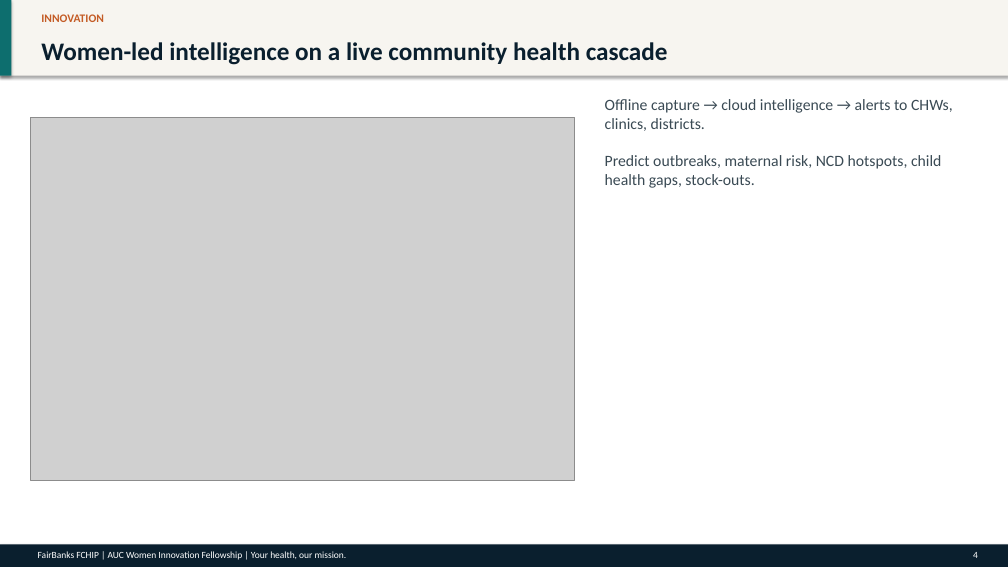
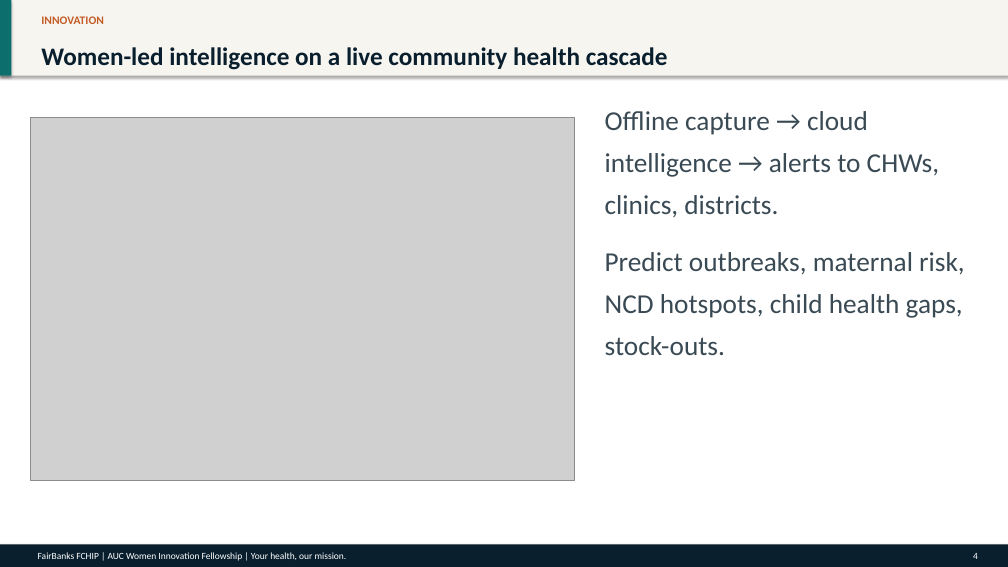
Before and after one commit to WASSWA2624/fairbanks, a slide deck: slide 4 of applications/auc/documents/auc_ppt.pptx. Drawn at 1008x567 pixels with LibreOffice and Linux fonts; fonts in the diff are those of the drawing; grey boxes stand for pictures. Boxes give left, top, right and bottom in pixels: in the first picture for what was removed or moved away, otherwise in the second. Text is boxed around its words. In the diff, an @@ line names an element or a change of style, - is before the commit and + after.

Commit message:
Enhance PowerPoint generation scripts across multiple applications by introducing balanced text box sizing and vertical alignment for improved readability. Update font sizes for various text elements to ensure consistency and clarity in presentations. Adjust document formatting rules to align with project branding and enhance overall presentation quality.

```diff
--- a/applications/auc/documents/auc_ppt.pptx
+++ b/applications/auc/documents/auc_ppt.pptx
@@ text "INNOVATION" at [41,16,104,24]: line spacing 1 to 1.15; more space between paragraphs @@
@@ text "Women-led intelligence on a live ..." at [41,47,668,70]: line spacing 1 to 1.15; more space between paragraphs @@
@@ text at [605,111,965,355]: text changed; size 15 to 26 pt @@
-Offline capture → cloud intelligence → alerts to CHWs, clinics, districts.
-Predict outbreaks, maternal risk, NCD hotspots, child health gaps, stock-outs.
+Offline capture → cloud intelligence → alerts to CHWs, clinics, districts.
+Predict outbreaks, maternal risk, NCD hotspots, child health gaps, stock-outs.
```
Also in this commit, not shown: 8 other slides changed, 50 other files.
